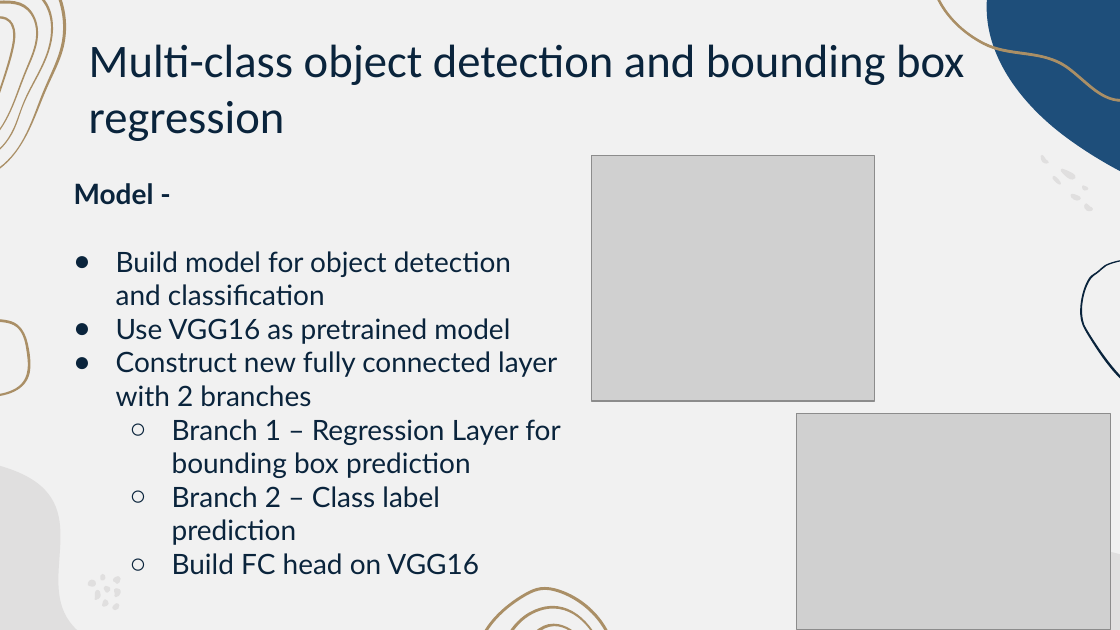
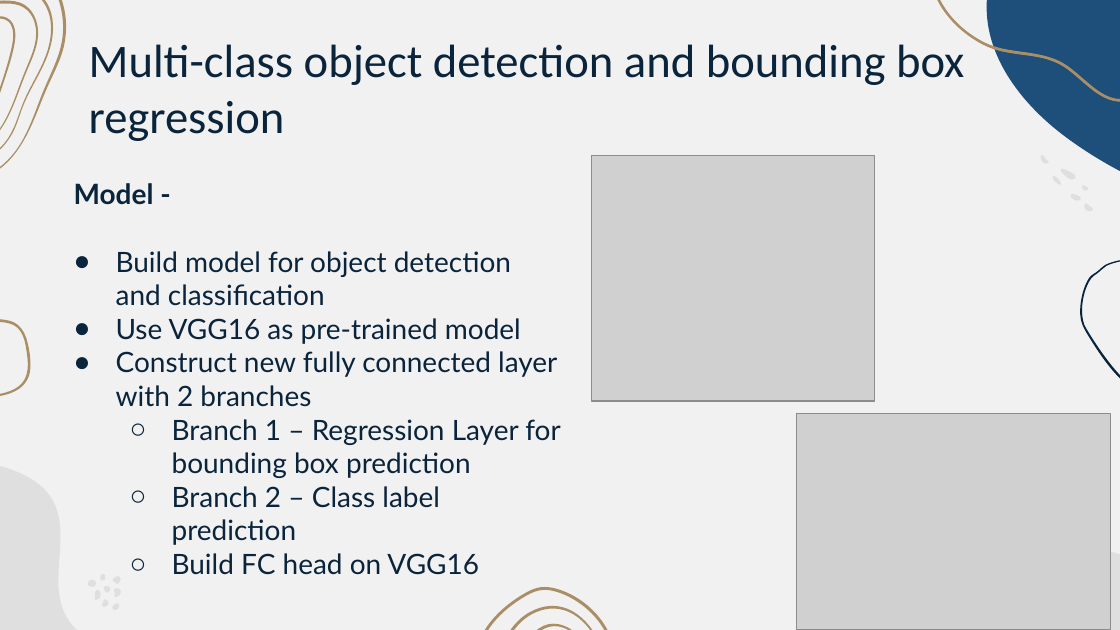
Before and after one commit to ljtaylor99/AAI-521-Final-Project, a slide deck: slide 5 of Final Project Presentation-Team 4.pptx. Drawn at 1120x630 pixels with LibreOffice and Linux fonts; fonts in the diff are those of the drawing; grey boxes stand for pictures. Boxes give left, top, right and bottom in pixels: in the first picture for what was removed or moved away, otherwise in the second. Text is boxed around its words. In the diff, an @@ line names an element or a change of style, - is before the commit and + after.

Commit message:
Add files via upload
Fixing spelling mistakes

```diff
--- a/Final Project Presentation-Team 4.pptx
+++ b/Final Project Presentation-Team 4.pptx
@@ text at (x1=116, y1=318, x2=521, y2=344): text changed @@
-● Use VGG16 as pretrained model
+● Use VGG16 as pre-trained model
```
Also in this commit, not shown: 7 other slides changed.
